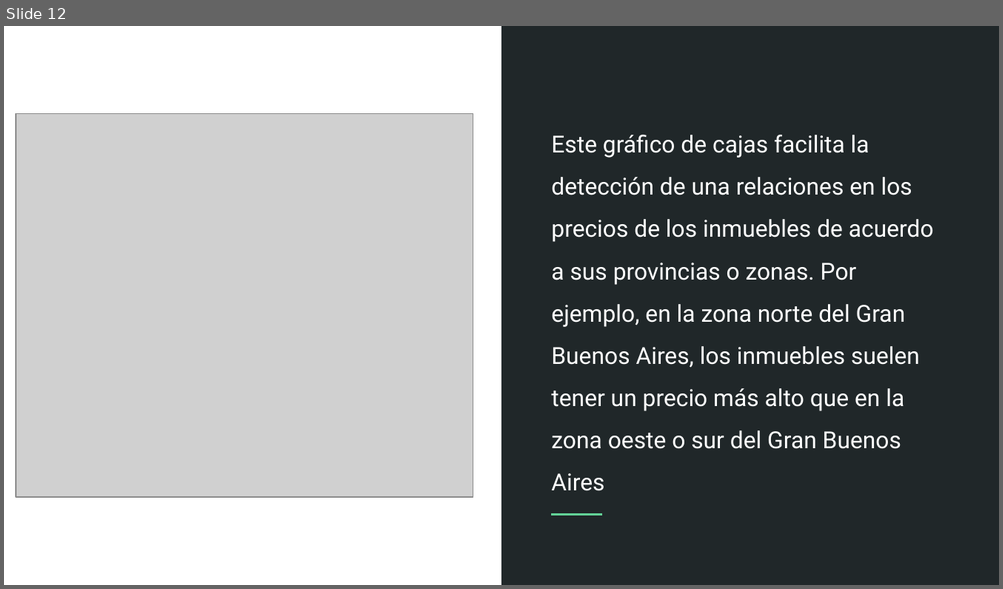
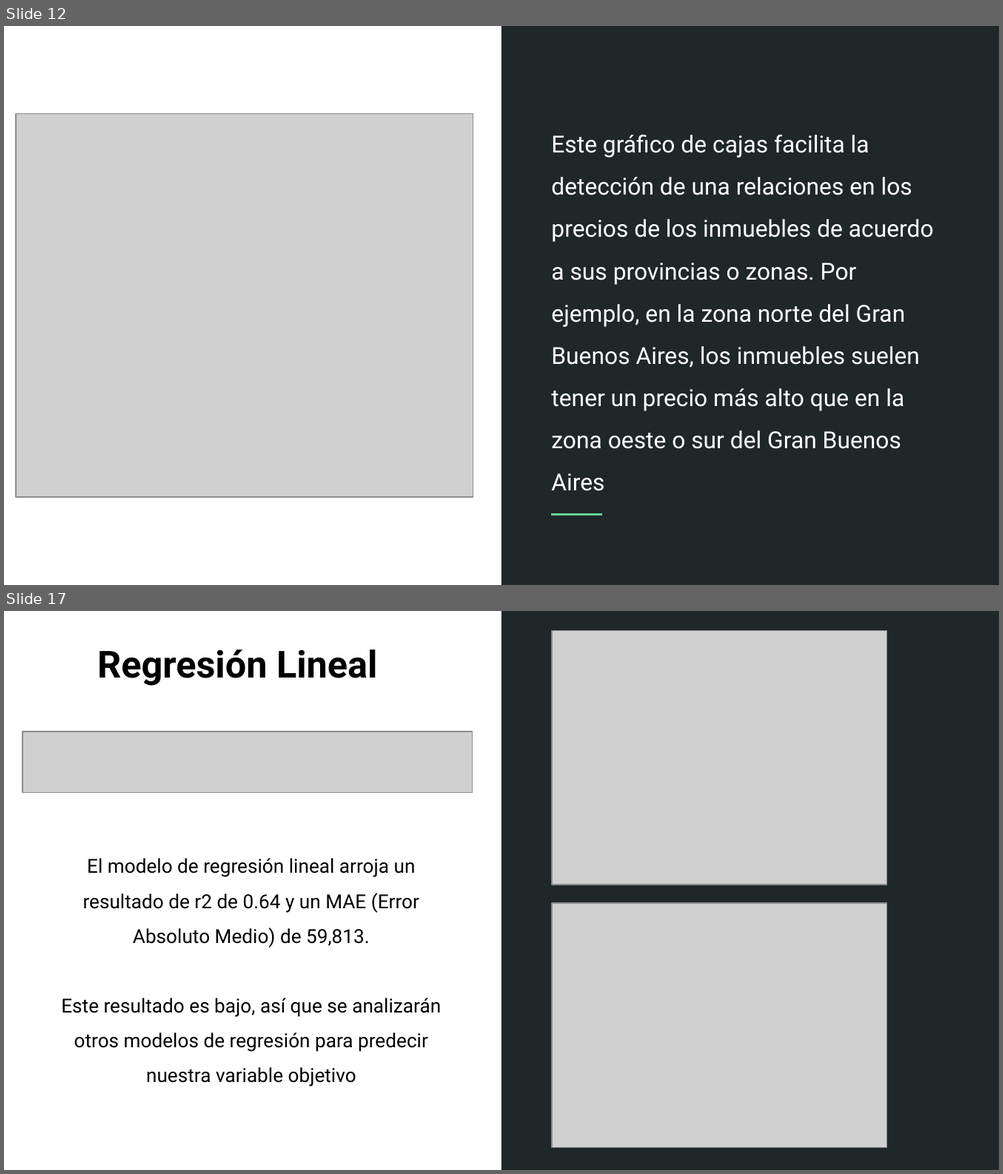
Before and after one commit to marcoavillani/argprops, a slide deck: Predicción de Precios Inmobiliarios.pptx. Shown one above the other, each under a label of ours: slide 12 before the commit, slides 12 and 17 after it; the slides between them are not shown. The pictures are 1003x589 and 1003x1174 pixels, drawn with LibreOffice and Linux fonts; fonts in the diff are those of the drawing; grey boxes stand for pictures. Boxes give left, top, right and bottom in pixels: in the first picture for what was removed or moved away, otherwise in the second. Text is boxed around its words. In the diff, an @@ line names an element or a change of style, - is before the commit and + after.

```diff
--- a/Predicción de Precios Inmobiliarios.pptx
+++ b/Predicción de Precios Inmobiliarios.pptx
@@ slide 17 added at [4,611,999,1170], background #FFFFFF; not listed: 2 template elements that a slide beside it also shows @@
@@ picture added at [551,631,886,886] @@
@@ text added at [97,649,378,686], 27 pt, text #000000, bold @@
+Regresión Lineal
@@ picture added at [22,732,472,792] @@
@@ text added at [61,858,441,1087], 14 pt, text #000000 @@
+El modelo de regresión lineal arroja un resultado de r2 de 0.64 y un MAE (Error Absoluto Medio) de 59,813.
+Este resultado es bajo, así que se analizarán otros modelos de regresión para predecir nuestra variable objetivo
@@ picture added at [551,903,886,1148] @@
```
Also in this commit, not shown: 1 slide changed, 10 other slides added, 1 slide removed, 1 other file.
